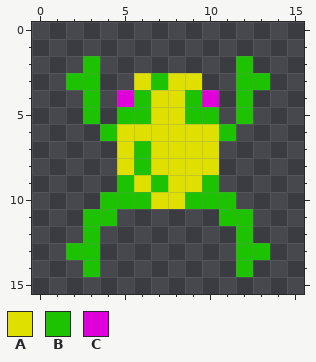
One commit to this pixel-art sprite: Assets/Sprites/Frogger/FroggerLeap.png. The picture above was drawn from the file before the commit.
The file is 16x16 pixels.
Palette (. is transparent): A #e0e000  B #1dc300  C #e000d9
The result:
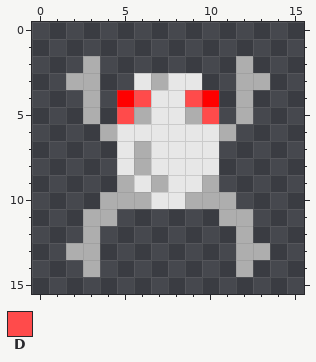
Colours new in this view: D #ff4b4b
The exact change:
Colour A changes from #e0e000 to #e7e7e7.
Colour B changes from #1dc300 to #aeaeae.
Colour C changes from #e000d9 to #ff0000.
Colour B gives way to colour D in row 4 at x 6 and 9; in row 5 at x 5 and 10.
